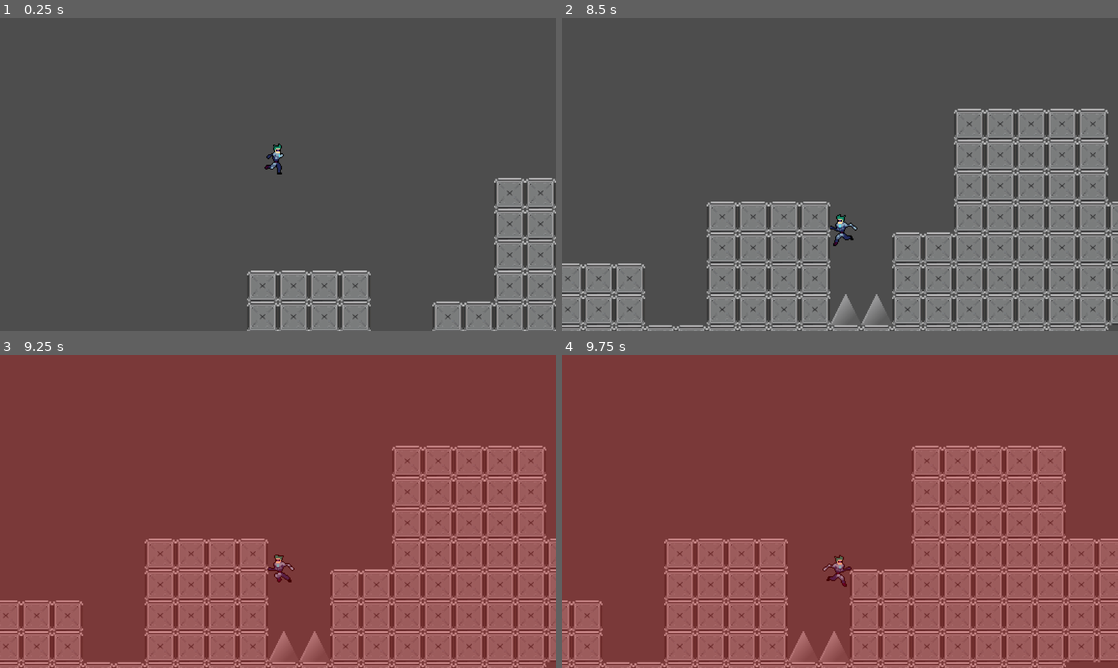
Above: before the commit, frames 1-4 (two rows, left to right).
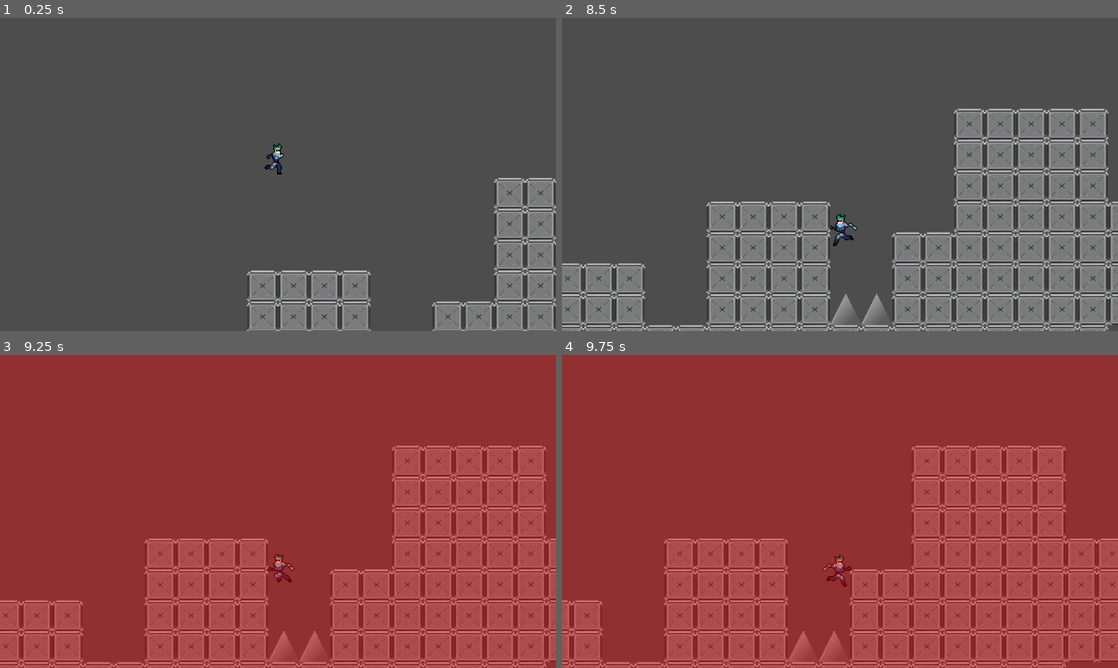
Above: after the commit, the same moments.

Repository: jromero8/continue
Game: Godot game, scene res://Scenes/level.tscn
The game is run twice, just before and just after one commit, with the same random seed, the same clock (stepped at 60 frames per second) and the same inputs.
Inputs:
- Up to frame 1 (0.25 s): no input
- Up to frame 2 (8.5 s): tap Enter (ui_accept) at 0.5, 0.77, 1.52, 3.02, 3.77, 4.52, 6.02, 6.77, 7.52 s; hold Right (ui_right) 0.53-2.03 s; hold Left (ui_left) 2.03-4.28 s; hold Right (ui_right) 4.28-8.03 s; hold Left (ui_left) from 8.03 s (still down)
- Up to frame 3 (9.25 s): keep holding Left (ui_left); tap Enter (ui_accept) at 9.02 s
- Up to frame 4 (9.75 s): release Left (ui_left) at 9.53 s; hold Right (ui_right) from 9.53 s (still down)

Frames 1-2 are identical in both runs. In frame 3, 2.5% of the frame differs, in the area x 0-100%, y 30-100%; in frame 4, 2.5%.

Commit message:
Pulido al deathcolorrect
Pulido al deathcolorrect

Diff:
--- a/Scenes/level.tscn
+++ b/Scenes/level.tscn
@@ -8,6 +8,21 @@
 
 [sub_resource type="RectangleShape2D" id="RectangleShape2D_h3uoe"]
 size = Vector2(2925, 276)
+
+[sub_resource type="Animation" id="Animation_y8gr8"]
+length = 0.001
+tracks/0/type = "value"
+tracks/0/imported = false
+tracks/0/enabled = true
+tracks/0/path = NodePath("DeathColorRect:color")
+tracks/0/interp = 1
+tracks/0/loop_wrap = true
+tracks/0/keys = {
+"times": PackedFloat32Array(0),
+"transitions": PackedFloat32Array(1),
+"update": 0,
+"values": [Color(1, 0, 0, 0)]
+}
 
 [sub_resource type="Animation" id="Animation_bfuj6"]
 resource_name = "death"
@@ -22,22 +37,7 @@
 "times": PackedFloat32Array(0, 0.5),
 "transitions": PackedFloat32Array(1, 1),
 "update": 0,
-"values": [Color(1, 0, 0, 0), Color(1, 0, 0, 0.254902)]
-}
-
-[sub_resource type="Animation" id="Animation_y8gr8"]
-length = 0.001
-tracks/0/type = "value"
-tracks/0/imported = false
-tracks/0/enabled = true
-tracks/0/path = NodePath("DeathColorRect:color")
-tracks/0/interp = 1
-tracks/0/loop_wrap = true
-tracks/0/keys = {
-"times": PackedFloat32Array(0),
-"transitions": PackedFloat32Array(1),
-"update": 0,
-"values": [Color(1, 0, 0, 0)]
+"values": [Color(1, 0, 0, 0), Color(1, 0, 0, 0.376471)]
 }
 
 [sub_resource type="AnimationLibrary" id="AnimationLibrary_x56yr"]
@@ -71,11 +71,19 @@
 shape = SubResource("RectangleShape2D_h3uoe")
 
 [node name="DeathColorRect" type="ColorRect" parent="."]
-offset_left = -678.0
-offset_top = -435.0
-offset_right = 1125.0
-offset_bottom = 751.0
+anchors_preset = 8
+anchor_left = 0.5
+anchor_top = 0.5
+anchor_right = 0.5
+anchor_bottom = 0.5
+offset_left = -1005.0
+offset_top = -668.0
+offset_right = 8995.0
+offset_bottom = 9332.0
+grow_horizontal = 2
+grow_vertical = 2
 color = Color(1, 0, 0, 0)
+metadata/_edit_use_anchors_ = true
 
 [node name="AnimationPlayer" type="AnimationPlayer" parent="DeathColorRect"]
 root_node = NodePath("../..")
--- a/Scripts/camera_2d.gd
+++ b/Scripts/camera_2d.gd
@@ -1,5 +1,13 @@
+class_name MainCamera2D
 extends Camera2D
 
+static var instance : Camera2D
+
+func _ready() -> void:
+	instance = self
+
+static func get_instance() -> Camera2D:
+	return instance
 
 func _process(delta: float) -> void:
 	var p = Player.get_instance()
--- a/Scripts/global.gd
+++ b/Scripts/global.gd
@@ -13,4 +13,5 @@
 
 func die():
 	print("die")
+	death_color_rect.position = MainCamera2D.get_instance().global_position - Vector2(5000, 5000)
 	death_color_rect.get_node("AnimationPlayer").current_animation = "death"
